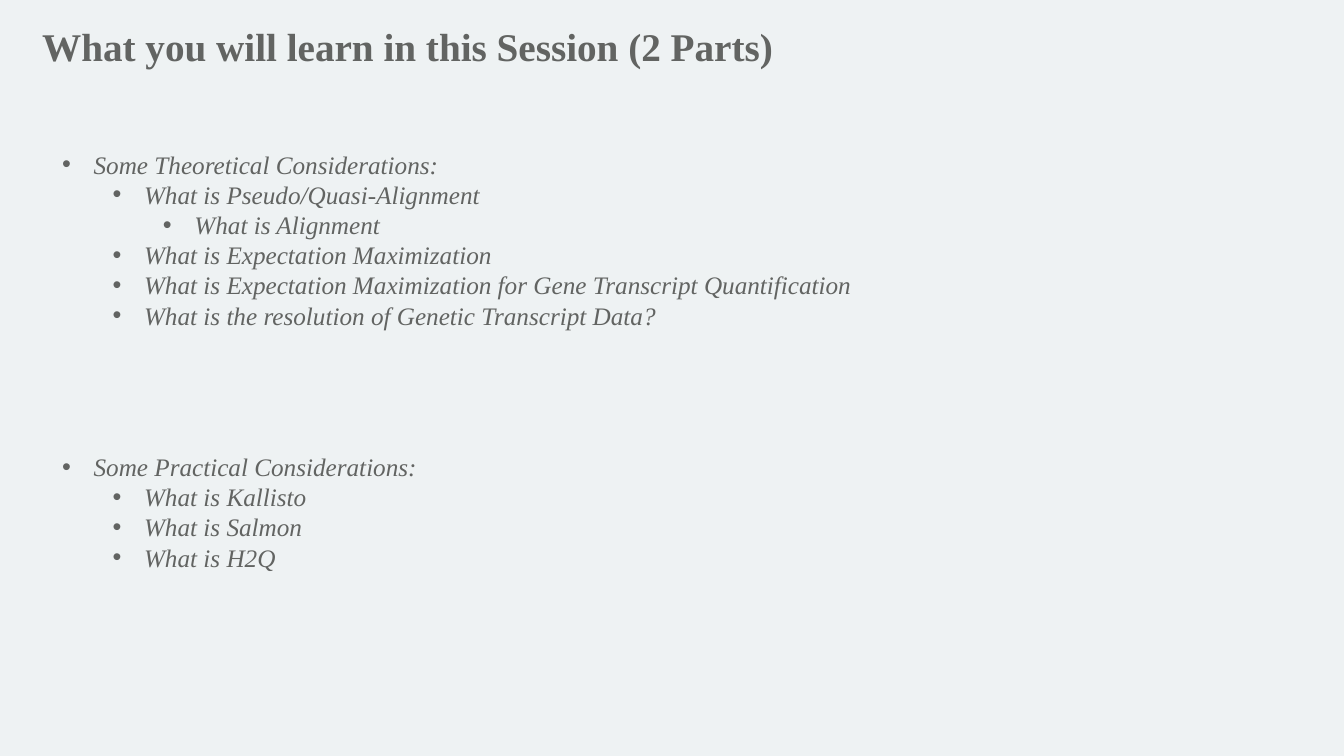
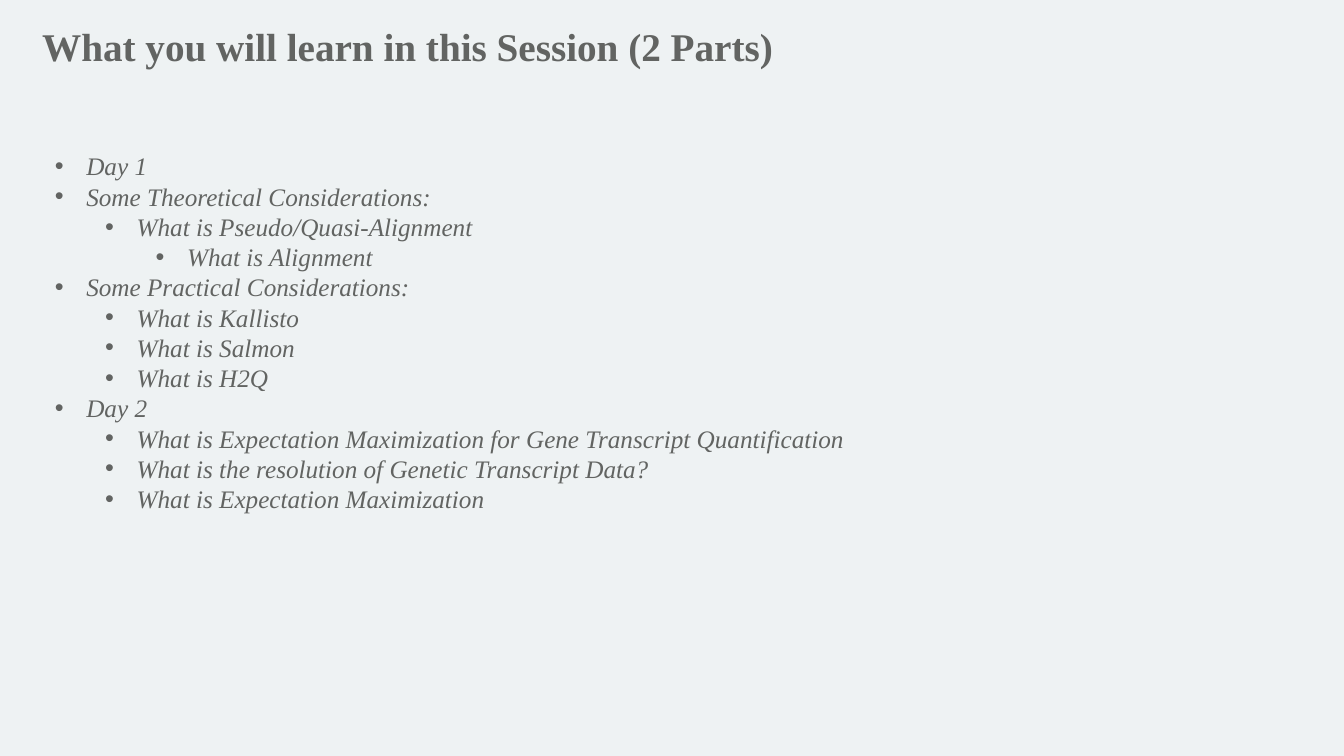
Before and after one commit to mathornton01/2022_UTSW_Lyda_Hill_Department_Advanced_NGS_Analysis_Nanocourse, a slide deck: slide 3 of Advanced NGS Analysis (Day 2).pptx. Drawn at 1344x756 pixels with LibreOffice and Linux fonts; fonts in the diff are those of the drawing; background and template pictures are left out. Boxes give left, top, right and bottom in pixels: in the first picture for what was removed or moved away, otherwise in the second. Text is boxed around its words. In the diff, an @@ line names an element or a change of style, - is before the commit and + after.

```diff
--- a/Advanced NGS Analysis (Day 2).pptx
+++ b/Advanced NGS Analysis (Day 2).pptx
@@ text "Day 1": place and size @@
-text "Day 1" at (94, 156, 851, 571)
+text "Day 1" at (86, 158, 844, 514)
@@ text at (86, 158, 148, 181): paragraph added @@
+• Day 1
@@ text at (144, 246, 851, 331): paragraphs removed @@
-  • What is Expectation Maximization
-  • What is Expectation Maximization for Gene Transcript Quantification
-  • What is the resolution of Genetic Transcript Data?
@@ text at (86, 400, 844, 514): paragraphs added @@
+• Day 2
+  • What is Expectation Maximization for Gene Transcript Quantification
+  • What is the resolution of Genetic Transcript Data?
+  • What is Expectation Maximization
```
Also in this commit, not shown: 2 other slides changed, 1 other file.
